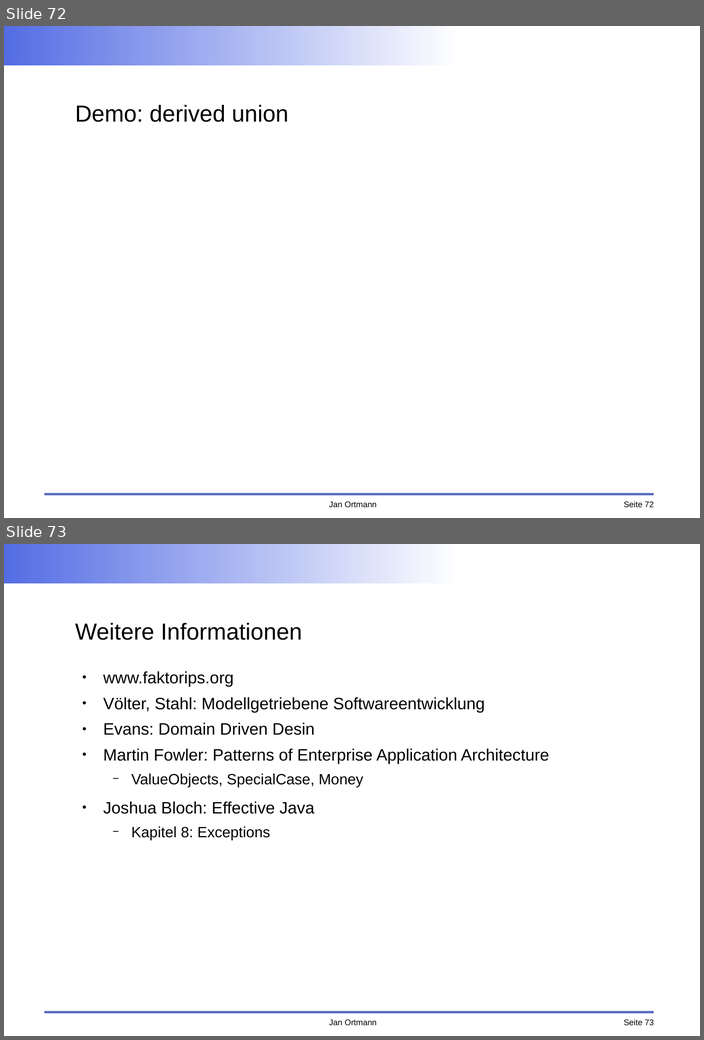
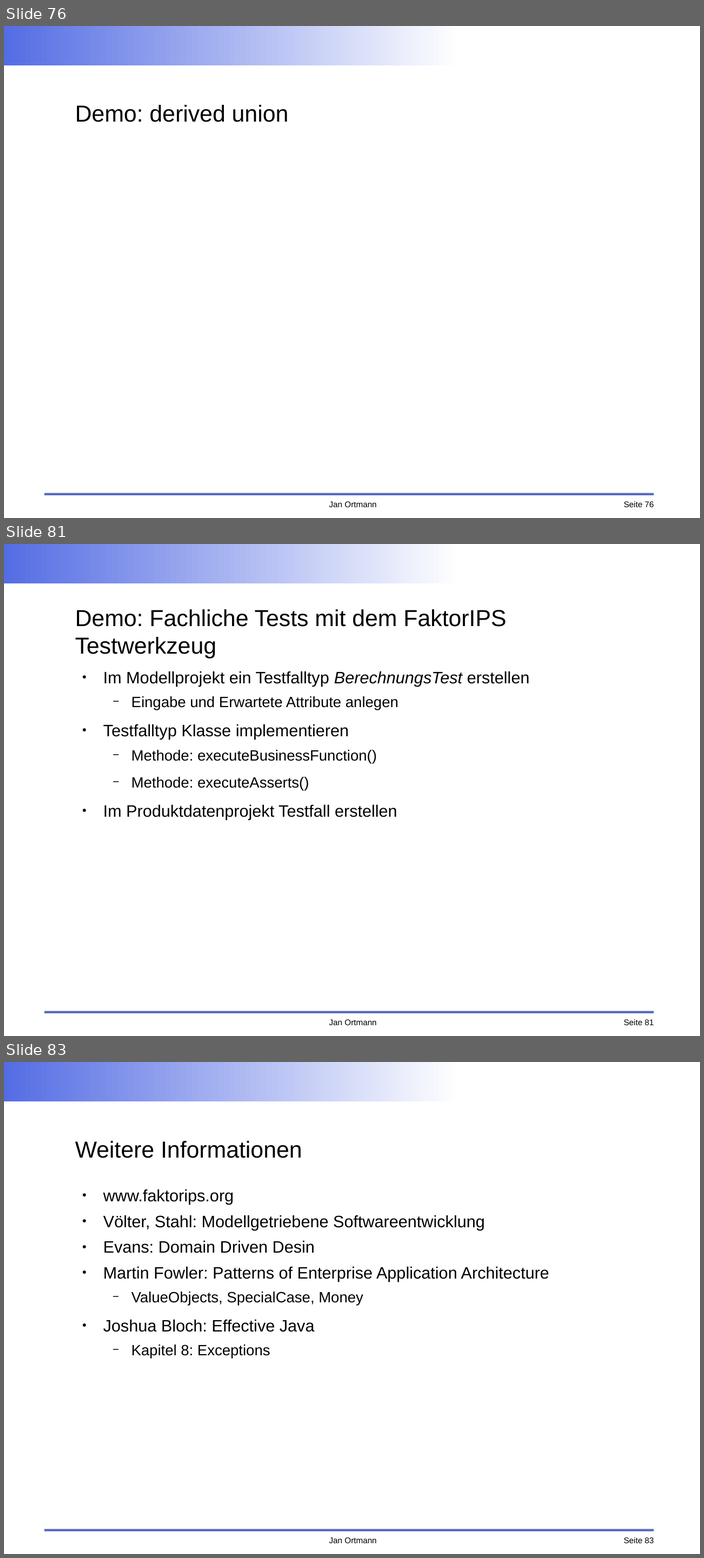
Before and after one commit to faktorips/faktorips.base, a slide deck: org.faktorips.doc/schulung/anwendungsentwicklung/FaktorIPS-Schulung.odp. Shown one above the other, each under a label of ours: slides 72 and 73 before the commit, slides 76, 81 and 83 after it; the slides between them are not shown. The pictures are 704x1040 and 704x1558 pixels, drawn with LibreOffice and Linux fonts; fonts in the diff are those of the drawing; background and template pictures are left out. Boxes give left, top, right and bottom in pixels: in the first picture for what was removed or moved away, otherwise in the second. Text is boxed around its words. In the diff, an @@ line names an element or a change of style, - is before the commit and + after.

```diff
--- a/org.faktorips.doc/schulung/anwendungsentwicklung/FaktorIPS-Schulung.odp
+++ b/org.faktorips.doc/schulung/anwendungsentwicklung/FaktorIPS-Schulung.odp
@@ slide 81 added at (4,544,700,1036), background #FFFFFF; not listed: 4 template elements that a slide beside it also shows @@
@@ title added at (75,609,506,658), 28 pt, text #000000 @@
+Demo: Fachliche Tests mit dem FaktorIPS Testwerkzeug
@@ text added at (103,671,529,819), 20 pt, text #000000 @@
+● Im Modellprojekt ein Testfalltyp BerechnungsTest erstellen
+  − Eingabe und Erwartete Attribute anlegen
+● Testfalltyp Klasse implementieren
+  − Methode: executeBusinessFunction()
+  − Methode: executeAsserts()
+● Im Produktdatenprojekt Testfall erstellen
@@ what was slide 72 is now slide 76 @@
@@ page number at (623,501,654,507): text changed @@
-Seite 72
+Seite 76
@@ what was slide 73 is now slide 83 @@
@@ page number at (623,1537,654,1543): text changed @@
-Seite 73
+Seite 83
```
Also in this commit, not shown: 14 slides changed, 10 other slides added, 1 slide removed, 11 other files.
